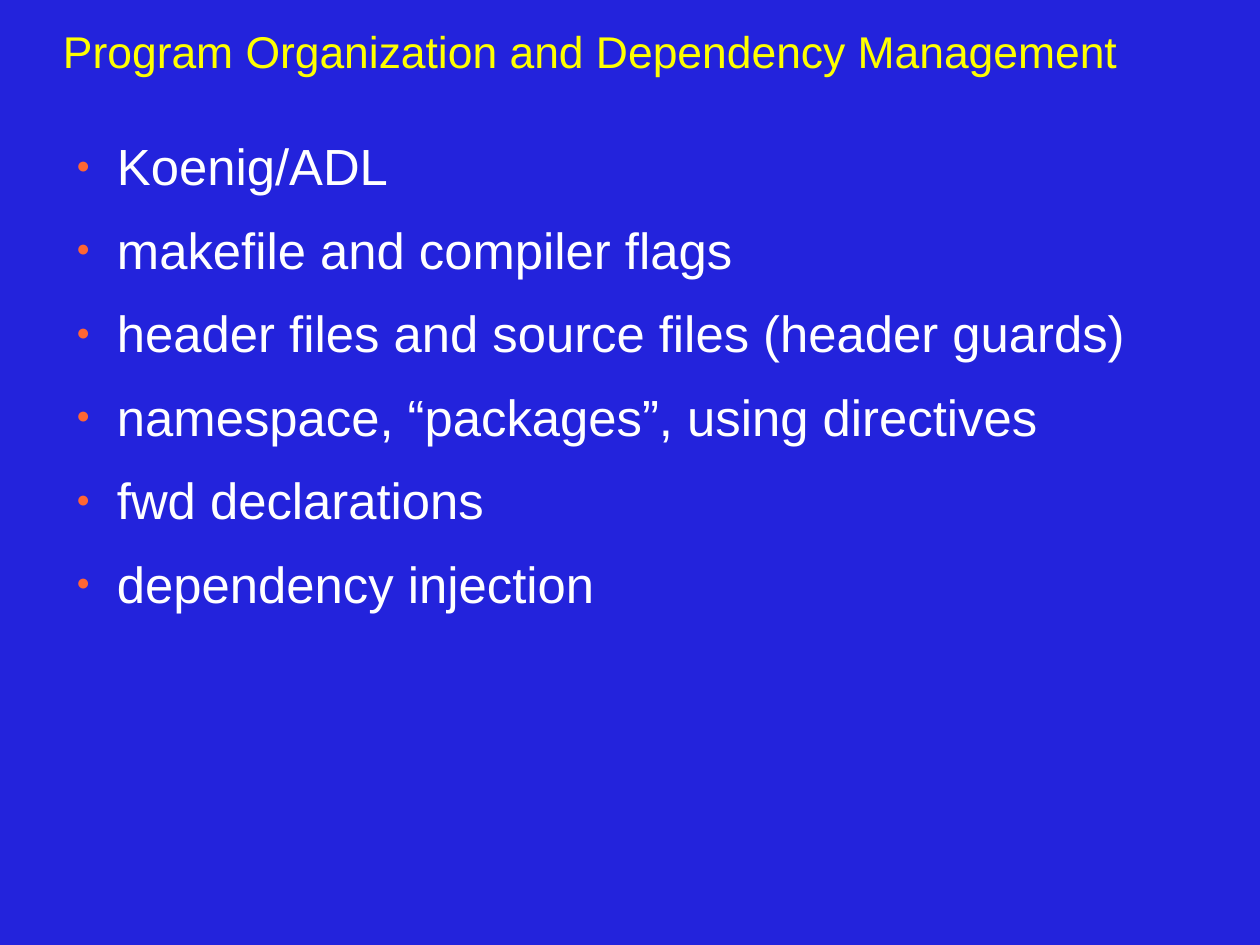
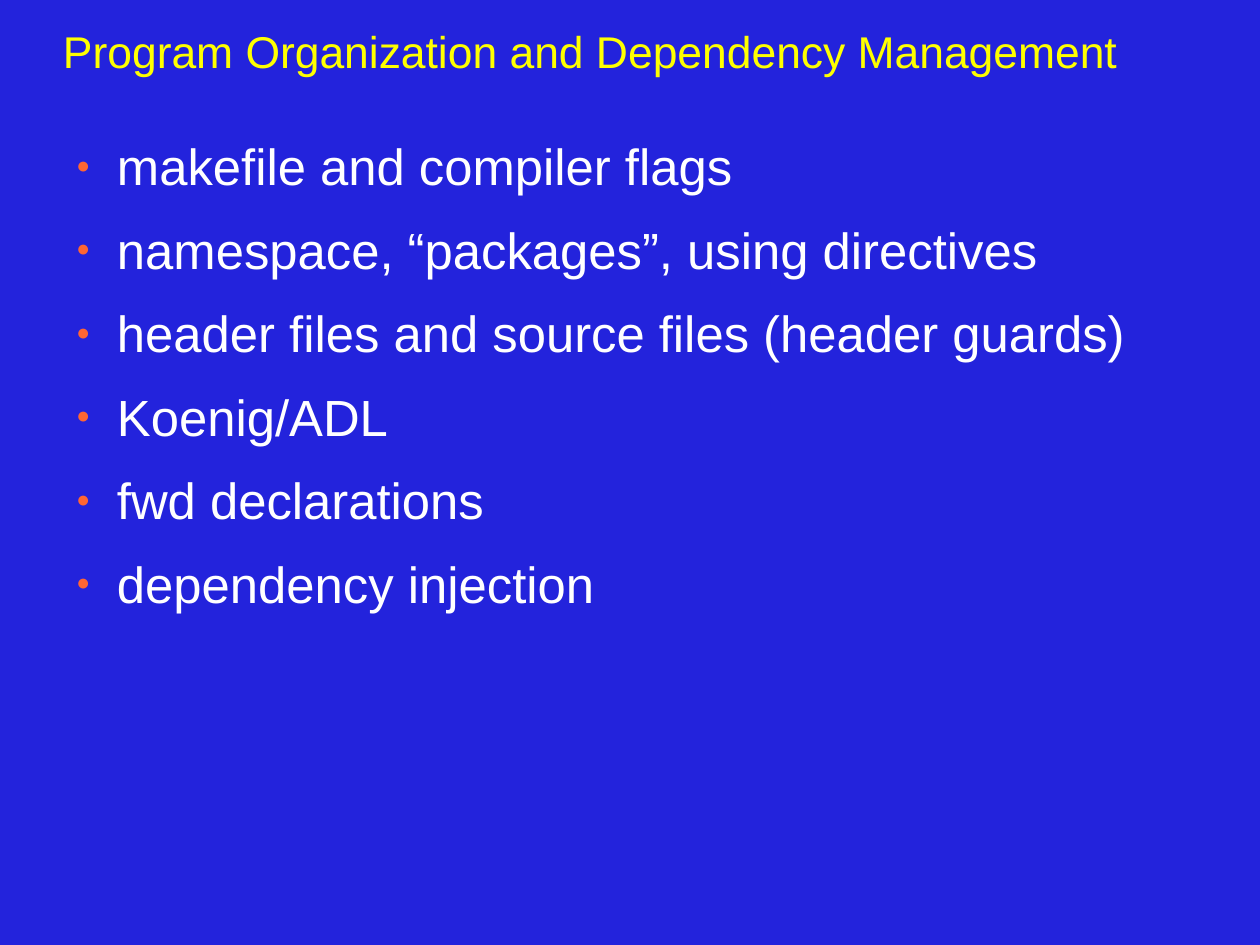
Before and after one commit to JonJagger/two-day-courses, a slide deck: slide 1 of cppf/06_Program_Organization_and_Dependency_Management.odp. Drawn at 1260x945 pixels with LibreOffice and Linux fonts; fonts in the diff are those of the drawing. Boxes give left, top, right and bottom in pixels: in the first picture for what was removed or moved away, otherwise in the second. Text is boxed around its words. In the diff, an @@ line names an element or a change of style, - is before the commit and + after.

```diff
--- a/cppf/06_Program_Organization_and_Dependency_Management.odp
+++ b/cppf/06_Program_Organization_and_Dependency_Management.odp
@@ text at <box>117,148,1124,363</box>: paragraphs added @@
+● makefile and compiler flags
+● namespace, “packages”, using directives
+● header files and source files (header guards)
@@ text at <box>117,232,1124,446</box>: paragraphs removed @@
-● makefile and compiler flags
-● header files and source files (header guards)
-● namespace, “packages”, using directives
```
Also in this commit, not shown: 1 other slide changed, 17 slides added, 1 other file.
